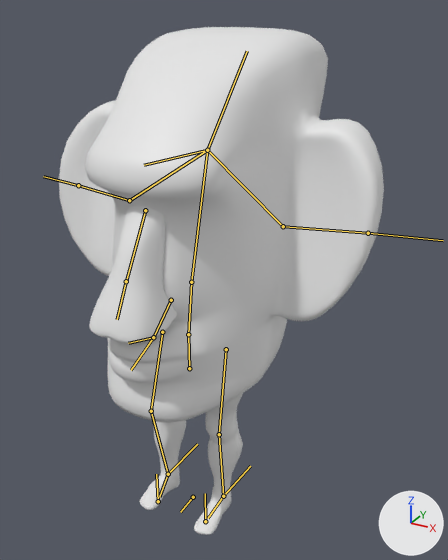
The Blender file RawFiles/Moai_Character_Model_rig.blend, before and after one commit.
Before and after are seen from a 50 mm camera at (7.45, -11.71, 12.87) aimed at (0.66, 0.64, 6.7). The axes (+X, +Y, +Z) are drawn at lower right. The lights are the same throughout. The bones that bend it are drawn over the model as lines.

Names of what the first picture shows: 'Head', 'LeftLeg', 'Nose', 'RightLeg'.
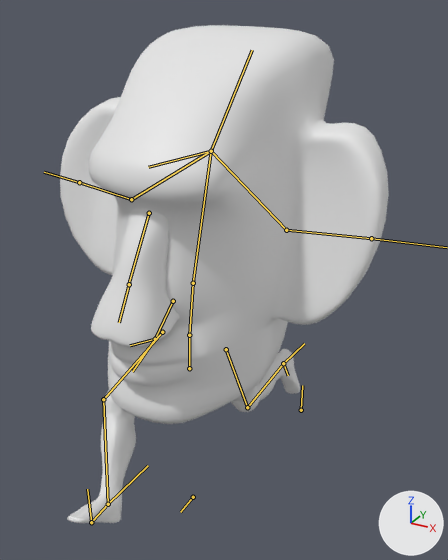
The newer file adds an action. The first version stands in its rest pose; the second is drawn at frame 12 of the action 'Flying Walk'.

What the commit changed:
Bone 'Spine' (bone_spine) turns from (0, 0, 0) to (1, 0, -1) degrees about its own x, y and z.
Bone 'LegIKLeft' (bone_legikleft) moves from (0.0, 0.0, 0.0) to (0.01, 3.26, 2.71).
Bone 'FootLeftIKUP' (bone_footleftikup) moves from (0.0, 0.0, 0.0) to (2.18, -2.25, -0.65).
Bone 'LegIKRight' (bone_legikright) moves from (0.0, 0.0, 0.0) to (0.42, -3.01, 1.79).
Bone 'FootRight.001' (bone_footright_001) moves from (0.0, 0.0, 0.0) to (0.0, 0.49, 0.0).

Changed parts and their boxes (x1, y1, x2, y2) in the pictures (448 x 560 px):
'Head', posed: before (59, 27, 384, 423); after (60, 25, 389, 424)
'Nose', posed: before (89, 206, 177, 343); after (91, 208, 180, 347)
'RightLeg', posed: before (139, 420, 186, 510); after (67, 390, 136, 523)
'LeftLeg', posed: before (194, 393, 243, 535); after (231, 349, 300, 412)
bone 'Spine', root to tip: before (189, 368) to (188, 334); after (189, 368) to (189, 335)
bone 'LegIKLeft', root to tip: before (223, 496) to (250, 466); after (283, 363) to (304, 343)
bone 'FootLeftIKUP', root to tip: before (205, 521) to (205, 493); after (301, 410) to (302, 385)
bone 'LegIKRight', root to tip: before (168, 474) to (197, 444); after (108, 504) to (148, 465)
bone 'FootRight.001', root to tip: before (158, 501) to (156, 474); after (91, 522) to (87, 489)
